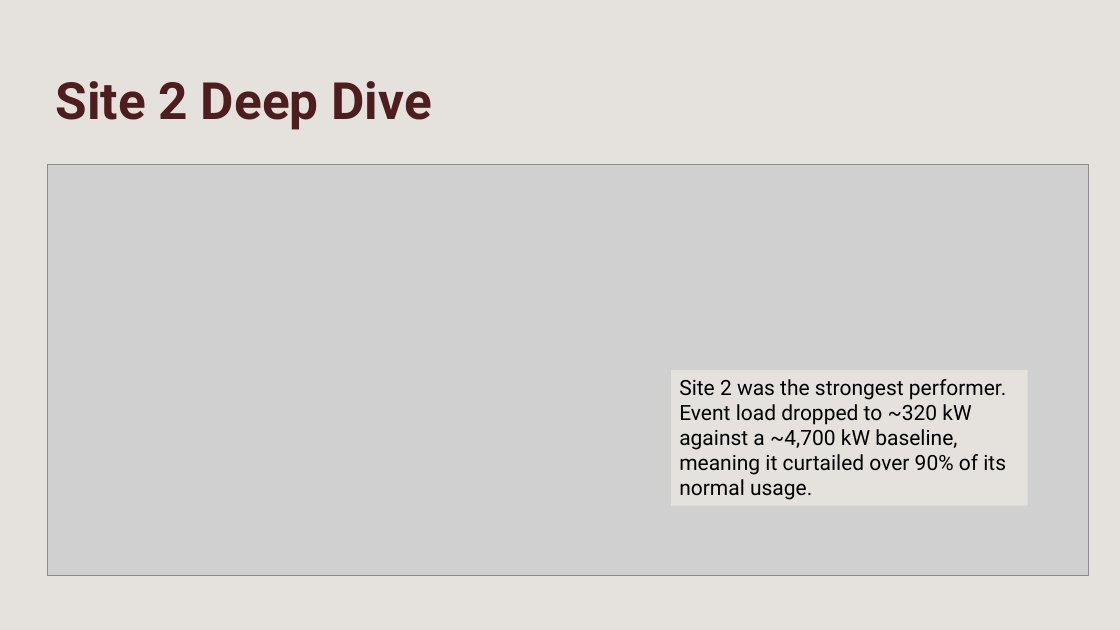
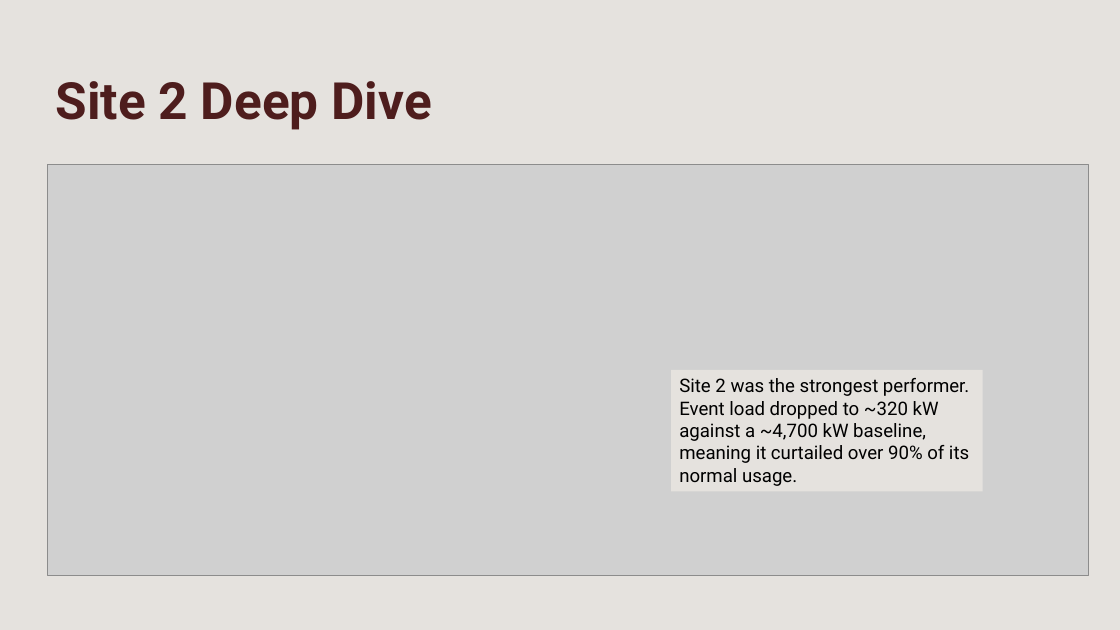
Before and after one commit to RuiyanH/Demand_Response_Case_Study, a slide deck: slide 8 of Presentation.pptx. Drawn at 1120x630 pixels with LibreOffice and Linux fonts; fonts in the diff are those of the drawing; grey boxes stand for pictures. Boxes give left, top, right and bottom in pixels: in the first picture for what was removed or moved away, otherwise in the second. Text is boxed around its words. In the diff, an @@ line names an element or a change of style, - is before the commit and + after.

```diff
--- a/Presentation.pptx
+++ b/Presentation.pptx
@@ rectangle "Site 2 was the strongest ...": place and size @@
-rectangle "Site 2 was the strongest ..." at bbox=[671, 370, 1028, 506]
+rectangle "Site 2 was the strongest ..." at bbox=[671, 370, 983, 492]
@@ rectangle "Site 2 was the strongest ..." at bbox=[671, 370, 983, 492]: size 18 to 16 pt @@
```
Also in this commit, not shown: 7 other slides changed, 3 other files.
